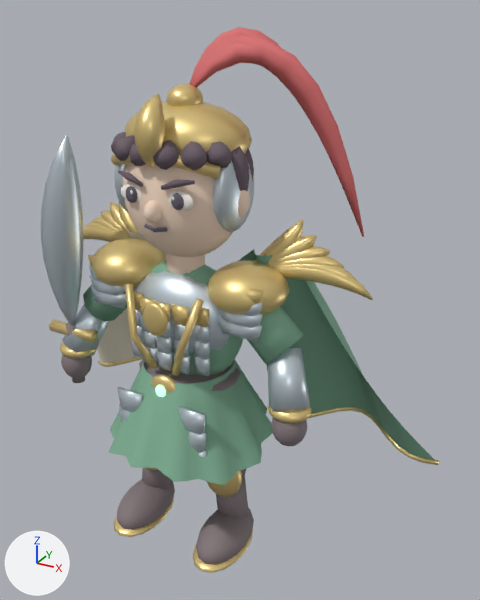
Before and after pictures for a commit that changed the glTF model samkok/web/models/47-e3.glb.
The view is the same before and after, from a 50 mm lens placed at (2.11, -3.15, 3.43), pointed at (0.2, 0.32, 1.7). Arrows for +X, +Y and +Z are at lower left; the lights stay in place. The first picture is the older version.

In view in the first picture: '47_T3_Jade Huntress_Mesh'.
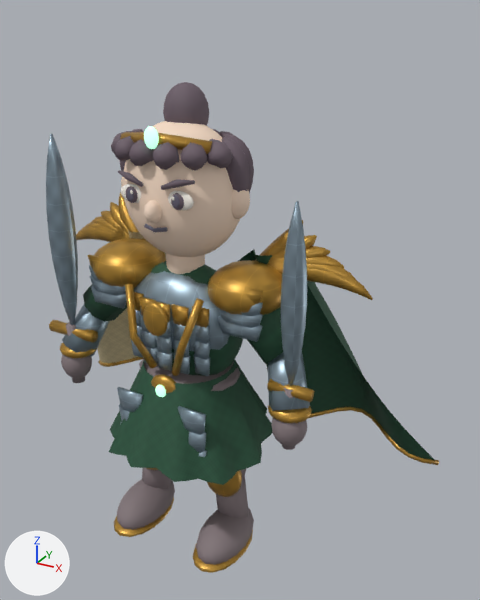
Changed parts and their boxes [x1, y1, x2, y2] in the pictures (480 x 600 px):
'47_T3_Jade Huntress_Mesh', surface changed, reshaped (darker, 10% shorter): before [41, 27, 439, 573]; after [46, 82, 439, 573]
part 1 of me_47_t3_jade_huntress_mesh, added (brown): after [267, 379, 314, 402]
part 2 of me_47_t3_jade_huntress_mesh, added: after [282, 388, 295, 450]
part 3 of me_47_t3_jade_huntress_mesh, added (blue): after [281, 201, 307, 386]
part 4 of me_47_t3_jade_huntress_mesh, added (brown): after [120, 132, 212, 154]
part 5 of me_47_t3_jade_huntress_mesh, deleted: before [213, 158, 254, 232]
part 6 of me_47_t3_jade_huntress_mesh, deleted: before [115, 165, 128, 212]
part 7 of me_47_t3_jade_huntress_mesh, cut back: before [41, 27, 364, 325]; after [46, 82, 209, 325]
part 8 of me_47_t3_jade_huntress_mesh, recoloured (darker): [83, 250, 435, 485] in both
part 9 of me_47_t3_jade_huntress_mesh, recoloured: [97, 229, 166, 363] in both

What changed in the scene script:
```text
Change mat_antique_gold_002:
    where n0 = _N.new('ShaderNodeBsdfPrincipled'); n0.name = 'Principled BSDF'
    remove n0.inputs[0].default_value = (0.788, 0.604, 0.247, 1.0)  # 'Base Color', yellow #e6cc88
    add n2 = _N.new('ShaderNodeTexImage'); n2.name = 'Image Texture'
    add n2.image = img_engraved_c99a3f
    add n3 = _N.new('ShaderNodeNormalMap'); n3.name = 'Normal Map'
    add n3.uv_map = 'UVMap'
    add n3.inputs[0].default_value = 0.45  # 'Strength'
    add n4 = _N.new('ShaderNodeTexImage'); n4.name = 'Image Texture.001'
    add n4.image = img_surface_normal_false
    add _L.new(n2.outputs[0], n0.inputs[0])  # 'Color' to 'Base Color'
    add _L.new(n3.outputs[0], n0.inputs[5])  # 'Normal' to 'Normal'
    add _L.new(n4.outputs[0], n3.inputs[1])  # 'Color' to 'Color'
Change mat_steel_002:
    where n0 = _N.new('ShaderNodeBsdfPrincipled'); n0.name = 'Principled BSDF'
    remove n0.inputs[0].default_value = (0.604, 0.686, 0.741, 1.0)  # 'Base Color', light grey #ccd8df
    add n2 = _N.new('ShaderNodeTexImage'); n2.name = 'Image Texture'
    add n2.image = img_engraved_9aafbd
    add n3 = _N.new('ShaderNodeNormalMap'); n3.name = 'Normal Map'
    add n3.uv_map = 'UVMap'
    add n3.inputs[0].default_value = 0.45  # 'Strength'
    add n4 = _N.new('ShaderNodeTexImage'); n4.name = 'Image Texture.001'
    add n4.image = img_surface_normal_false
    add _L.new(n2.outputs[0], n0.inputs[0])  # 'Color' to 'Base Color'
    add _L.new(n3.outputs[0], n0.inputs[5])  # 'Normal' to 'Normal'
    add _L.new(n4.outputs[0], n3.inputs[1])  # 'Color' to 'Color'
Add mat_accent_e9d8aa_002:
    mat_accent_e9d8aa_002 = bpy.data.materials.new('Accent e9d8aa.002')
    # uses the picture img_surface_normal_true
    # uses the picture img_weave_e9d8aa
Add mat_silk_285a40_002:
    mat_silk_285a40_002 = bpy.data.materials.new('Silk 285a40.002')
    # uses the picture img_surface_normal_true
    # uses the picture img_weave_285a40
Change me_47_t3_jade_huntress_mesh:
    remove me_47_t3_jade_huntress_mesh.from_pydata(...)  # 10308 vertices, 18880 faces; spans x -1.5..1.5, y -0.56..0.97, z 0.02..3.34
    add me_47_t3_jade_huntress_mesh.from_pydata(...)  # 9294 vertices, 16960 faces; spans x -1.5..1.5, y -0.56..0.97, z 0.02..3.06
    me_47_t3_jade_huntress_mesh part 1: a new loose piece, a 10-sided cylinder along x spanning x 0.67..0.93, y -0.213..-0.147, z 1.425..1.495, in mat_antique_gold_002
    me_47_t3_jade_huntress_mesh part 2: a new loose piece, a 10-sided cylinder along z spanning x 0.76..0.84, y -0.218..-0.142, z 1.08..1.48, in mat_boot_leather_002 (grey #85787c)
    me_47_t3_jade_huntress_mesh part 3: a new loose piece of 54 vertices spanning x 0.72..0.88, y -0.25..-0.11, z 1.48..2.55, in mat_steel_002
    me_47_t3_jade_huntress_mesh part 4: a new loose piece of 30 vertices spanning x -0.29..0.29, y -0.28..-0.11, z 2.73..2.84, in mat_antique_gold_002
    me_47_t3_jade_huntress_mesh part 5: the loose piece of 176 vertices spanning x 0.25..0.41, y -0.19..0.22, z 2.27..2.73 is deleted
    me_47_t3_jade_huntress_mesh part 6: the loose piece of 176 vertices spanning x -0.41..-0.25, y -0.19..0.22, z 2.27..2.73 is deleted
    me_47_t3_jade_huntress_mesh part 7: 51 vertices moved from x -0.94..0.0, y -0.3..0.02, z 1.64..3.05 to x -0.89..0.0, y -0.27..0.02, z 1.64..3.05; 1135 vertices removed from x -0.39..0.95, y -0.37..0.49, z 2.2..3.34; 349 vertices added at x -0.13..0.13, y -0.3..0.19, z 2.74..3.06
    me_47_t3_jade_huntress_mesh part 8: 1106 faces spanning x -0.78..1.49, y -0.56..0.95, z 0.55..2.13 switch from mat_silk_38704d_002 (green #81b195) to mat_silk_285a40_002
    me_47_t3_jade_huntress_mesh part 9: 330 faces spanning x -1.49..-0.2, y 0.07..0.95, z 0.55..2.13 switch from mat_accent_e7d8ae_002 (pale yellow #f4edd7) to mat_accent_e9d8aa_002
    remove me_47_t3_jade_huntress_mesh.materials.append(mat_horsehair_crest_002)  # pink #dd7172
```
